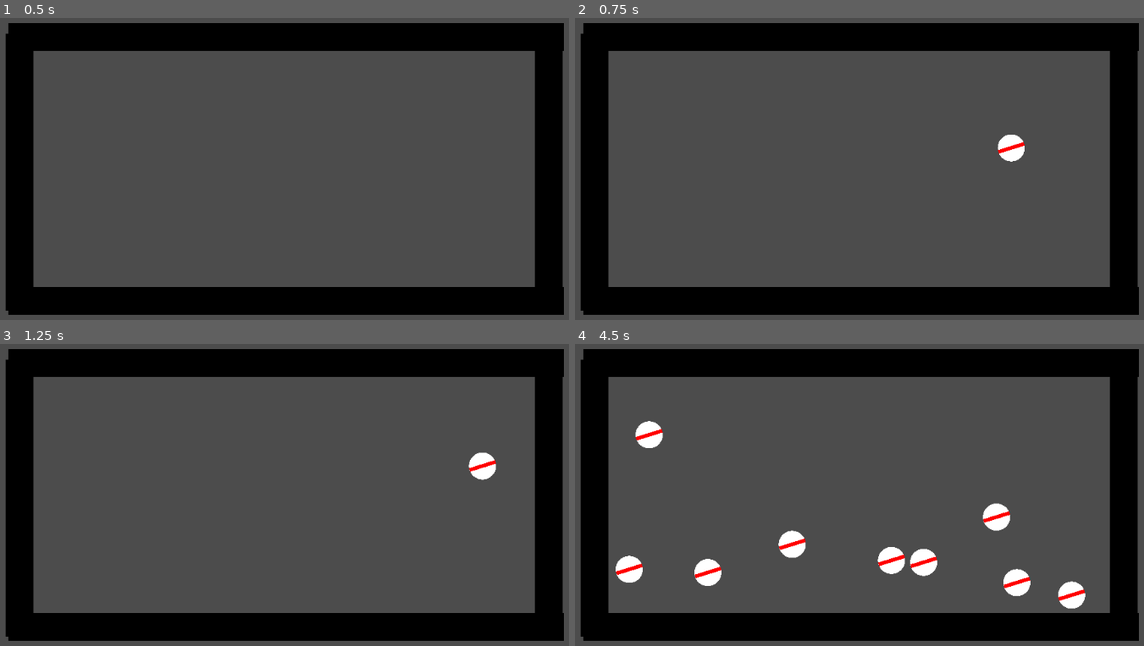
Above: before the commit, frames 1-4 (two rows, left to right).
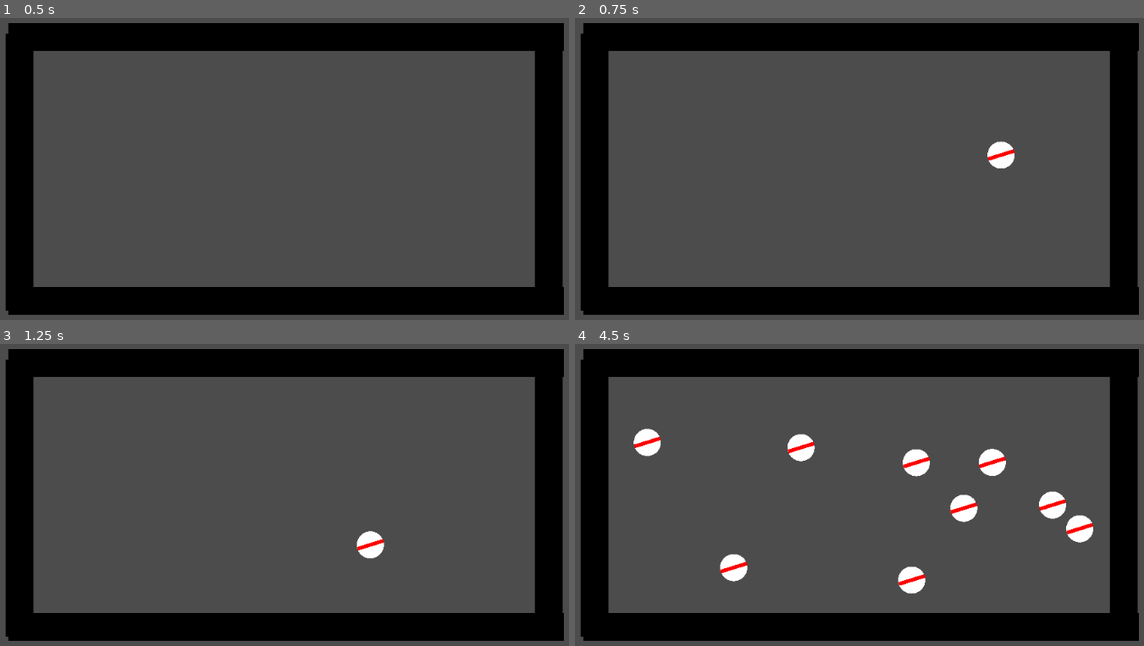
Above: after the commit, the same moments.

Repository: xBLACKxSNAKEx/Pang
Game: Godot game, scene res://Scenes/Game.tscn
Two runs of this game, one before a commit and one after it. Both use one fixed random seed, a clock stepped at 60 frames per second and the inputs below.
Inputs (mouse positions are in pixels of both pictures, inside the frame that each line leads up to):
- Up to frame 1 (0.5 s): no input
- Up to frame 2 (0.75 s): tap Enter at 0.5 s; move the mouse to (1007, 150) at 0.52 s; click (1007, 150) at 0.67 s
- Up to frame 3 (1.25 s): no input
- Up to frame 4 (4.5 s): move the mouse to (722, 516) at 1.27 s; click (722, 516) at 1.42 s; move the mouse to (927, 410) at 2.02 s; click (927, 410) at 2.17 s; move the mouse to (825, 576) at 2.77 s; click (825, 576) at 2.92 s; move the mouse to (1058, 555) at 3.52 s; click (1058, 555) at 3.67 s; move the mouse to (654, 437) at 4.27 s; click (654, 437) at 4.42 s

Frame 1 is identical in both runs. In frame 2, 0.5% of the frame differs, in the area x 72-80%, y 38-50%; in frame 3, 0.7%; in frame 4, 5.9%, in the area x 7-92%, y 25-88%.

Commit message:
Testy z losową początkową siłą

Diff:
--- a/Scripts/startGame.gd
+++ b/Scripts/startGame.gd
@@ -21,4 +21,11 @@
 	var instance = ball_scene.instance()
 	instance.global_position = spawn_global_position
 	add_child(instance)
-	instance.get_node("Ball").linear_velocity = Vector2(rng.randf_range(-10.0, 10.0)*10, rng.randf_range(-10.0, 10.0)*10)
+
+	var angle = (2 * PI * rng.randf_range(5, 60))/360
+	var force = rng.randf_range(90,150)
+
+	if rng.randi() % 2 == 1:
+		instance.get_node("Ball").apply_central_impulse(Vector2(sin(angle) * force, cos(angle)*force))
+	else:
+		instance.get_node("Ball").apply_central_impulse(Vector2(sin(2*PI-angle) * force, cos(2*PI - angle)*force))
